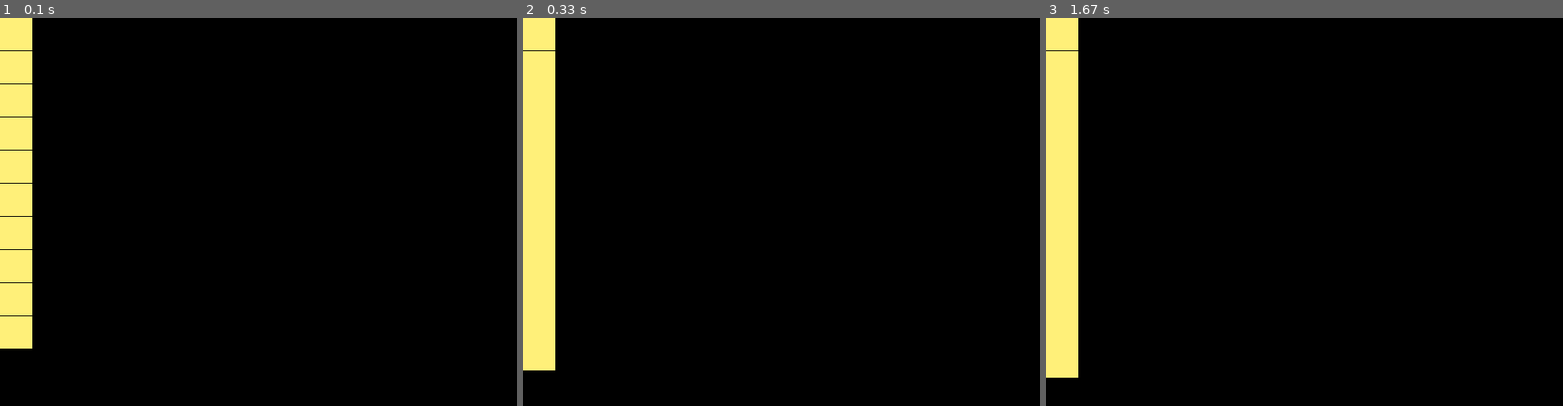
Above: before the commit, frames 1-3 (left to right).
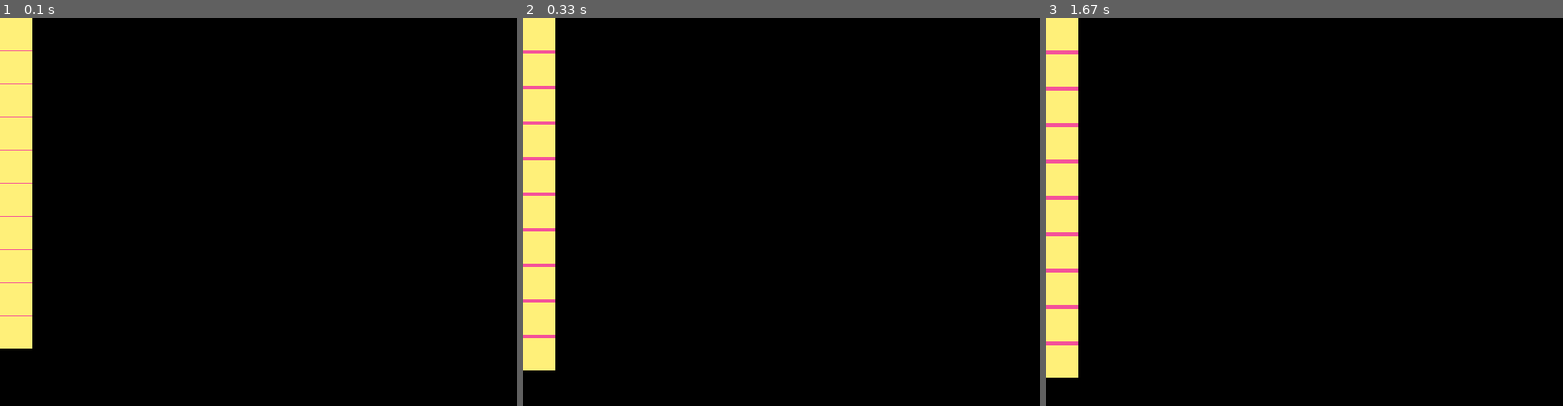
Above: after the commit, the same moments.

Repository: randomgamers/ld40-setup
Game: pygame game, started from ld40-setup/moveit.py
Two runs of this game, one before a commit and one after it. Both use one fixed random seed, a clock stepped at 60 frames per second and the inputs below.
Inputs:
- Up to frame 1 (0.1 s): no input
- Up to frame 2 (0.33 s): no input
- Up to frame 3 (1.67 s): no input

The runs differ from the first frame. In frame 1, 0.1% of the frame differs, in the area x 0-7%, y 8-77%; in frame 2, 0.5%; in frame 3, 0.6%, in the area x 0-7%, y 8-85%.

Commit message:
background fix yo

Diff:
--- a/ld40-setup/moveit.py
+++ b/ld40-setup/moveit.py
@@ -28,7 +28,7 @@
         if event.type in (QUIT, KEYDOWN):
             sys.exit()
         for o in objects:
-            screen.blit(background, o.pos, o.pos)
+            screen.blit(background, o.pos)
         for o in objects:
             o.move()
             screen.blit(o.image, o.pos)
